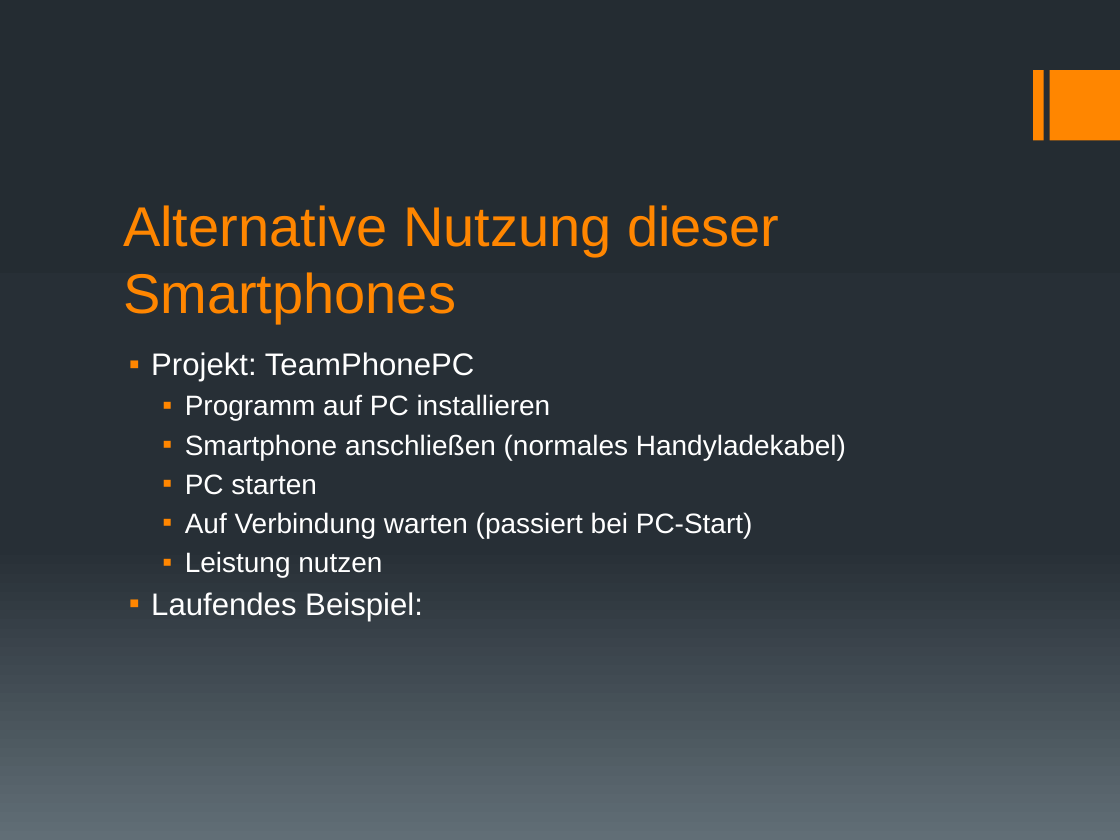
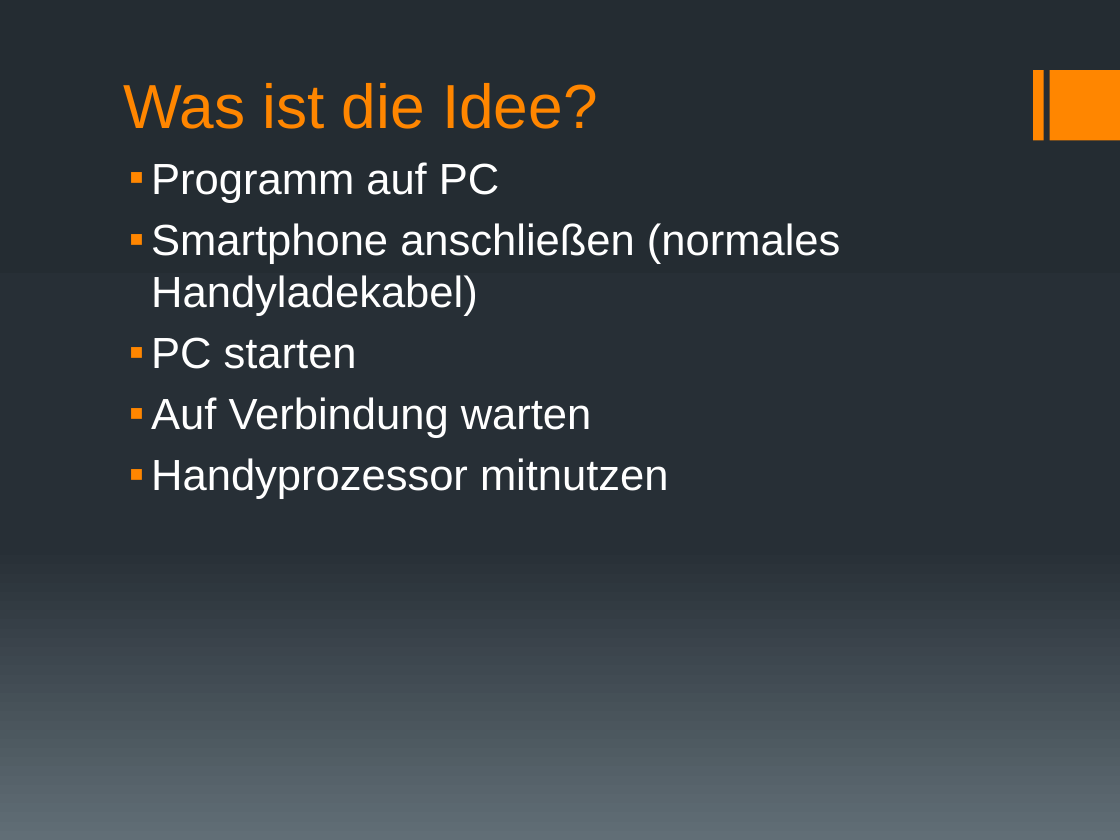
Before and after one commit to GymWenFLL/tpp_presentation, a slide deck: slide 19 of Gesamtpräsentation.pptx (slide 15 before the commit). Drawn at 1120x840 pixels with LibreOffice and Linux fonts; fonts in the diff are those of the drawing. Boxes give left, top, right and bottom in pixels: in the first picture for what was removed or moved away, otherwise in the second. Text is boxed around its words. In the diff, an @@ line names an element or a change of style, - is before the commit and + after.

Commit message:
add finished presentation

```diff
--- a/Gesamtpräsentation.pptx
+++ b/Gesamtpräsentation.pptx
@@ title added at [123, 83, 598, 129], 40 pt, text #FF8600 @@
+Was ist die Idee?
@@ text "Programm auf PC": place and size @@
-text "Programm auf PC" at [151, 352, 846, 621]
+text "Programm auf PC" at [151, 162, 840, 499]
@@ text at [151, 162, 499, 203]: text changed; size 18 to 28 pt @@
-▪ Projekt: TeamPhonePC
-  ▪ Programm auf PC installieren
+▪ Programm auf PC
@@ title removed at [123, 205, 779, 323] @@
-Alternative Nutzung dieser Smartphones
@@ text at [151, 223, 840, 369]: size 18 to 28 pt in "Smartphone anschließen (normales Handyladekabel)", "PC starten"; list level 2 to 1 in "Smartphone anschließen (normales Handyladekabel)"; list level 2 to 1 in "PC starten" @@
@@ text at [151, 397, 669, 499]: text changed; size 18 to 28 pt @@
-  ▪ Auf Verbindung warten (passiert bei PC-Start)
-  ▪ Leistung nutzen
-▪ Laufendes Beispiel:
+▪ Auf Verbindung warten
+▪ Handyprozessor mitnutzen
```
Also in this commit, not shown: 9 other slides changed, 12 slides added, 8 slides removed, 2 other files.
